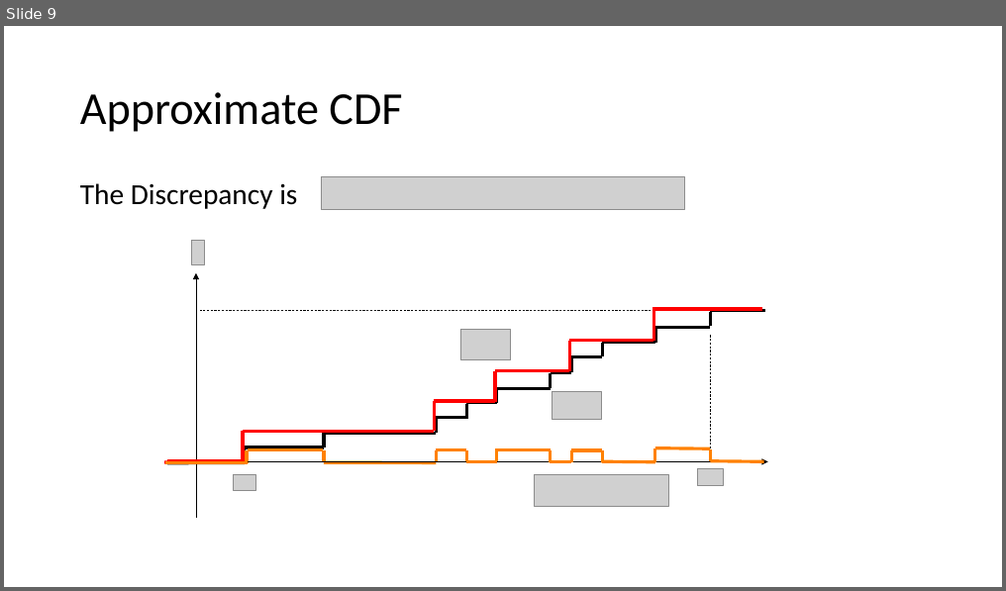
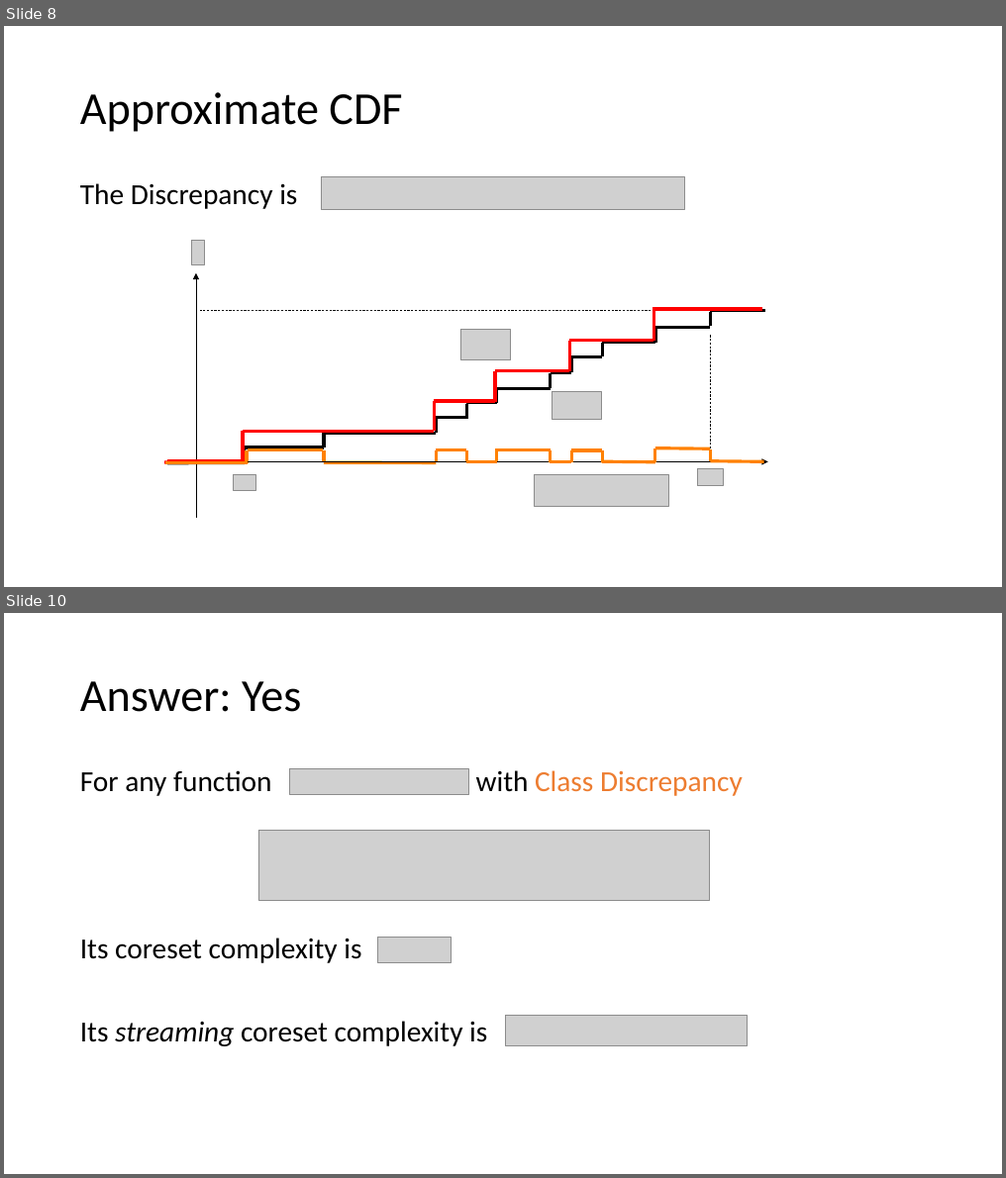
Before and after one commit to zkarnin/density_sketch, a slide deck: presentation.pptx. Shown one above the other, each under a label of ours: slide 9 before the commit, slides 8 and 10 after it; the slides between them are not shown. The pictures are 1006x591 and 1006x1178 pixels, drawn with LibreOffice and Linux fonts; fonts in the diff are those of the drawing; grey boxes stand for pictures; background and template pictures are left out. Boxes give left, top, right and bottom in pixels: in the first picture for what was removed or moved away, otherwise in the second. Text is boxed around its words. In the diff, an @@ line names an element or a change of style, - is before the commit and + after.

```diff
--- a/presentation.pptx
+++ b/presentation.pptx
@@ slide 10 added at bbox=[4, 613, 1002, 1174], background #FFFFFF @@
@@ title added at bbox=[80, 681, 301, 712], 44 pt, text #000000 @@
+Answer: Yes
@@ text added at bbox=[80, 770, 743, 1047], 28 pt, text #000000 @@
+For any function with Class Discrepancy
+Its coreset complexity is
+Its streaming coreset complexity is
@@ picture added at bbox=[290, 768, 469, 795] @@
@@ picture added at bbox=[258, 830, 710, 900] @@
@@ picture added at bbox=[377, 937, 450, 963] @@
@@ picture added at bbox=[506, 1016, 746, 1046] @@
@@ what was slide 9 is now slide 8 @@
```
Also in this commit, not shown: 2 slides changed, 8 other slides added, 2 slides removed.
